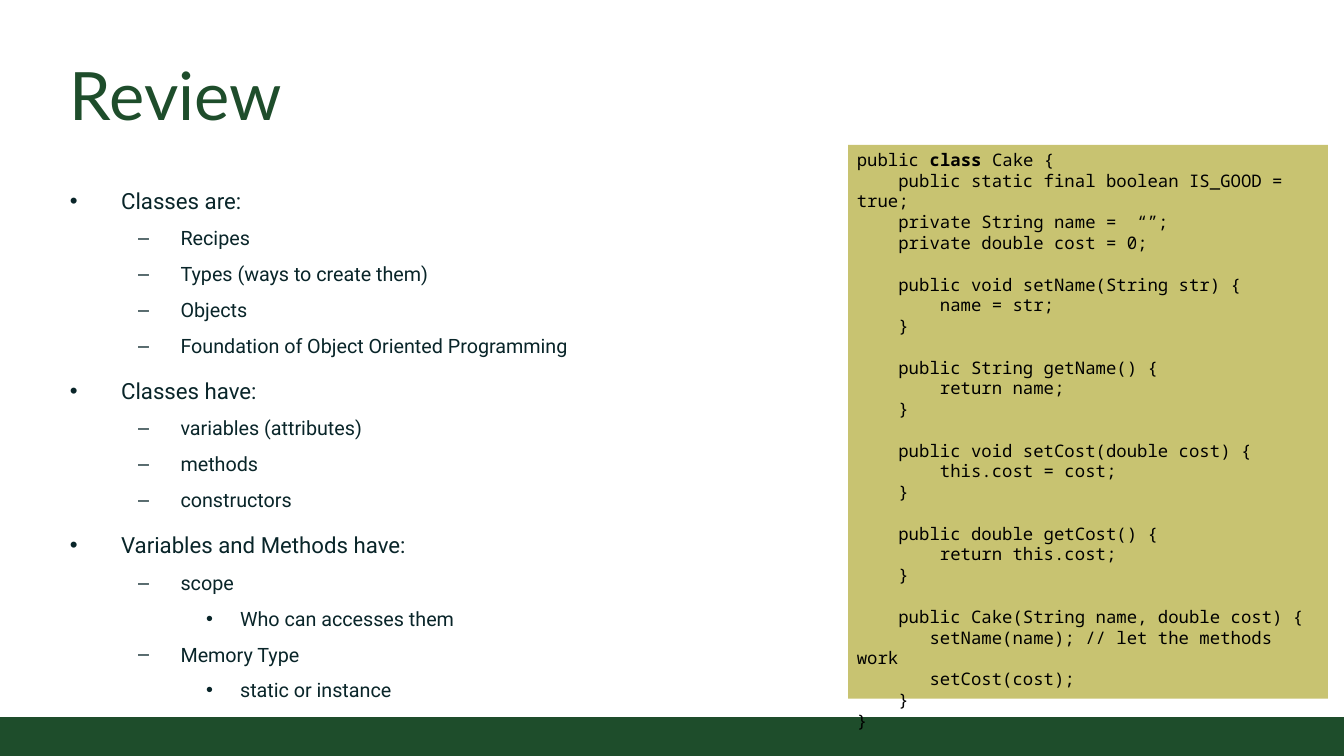
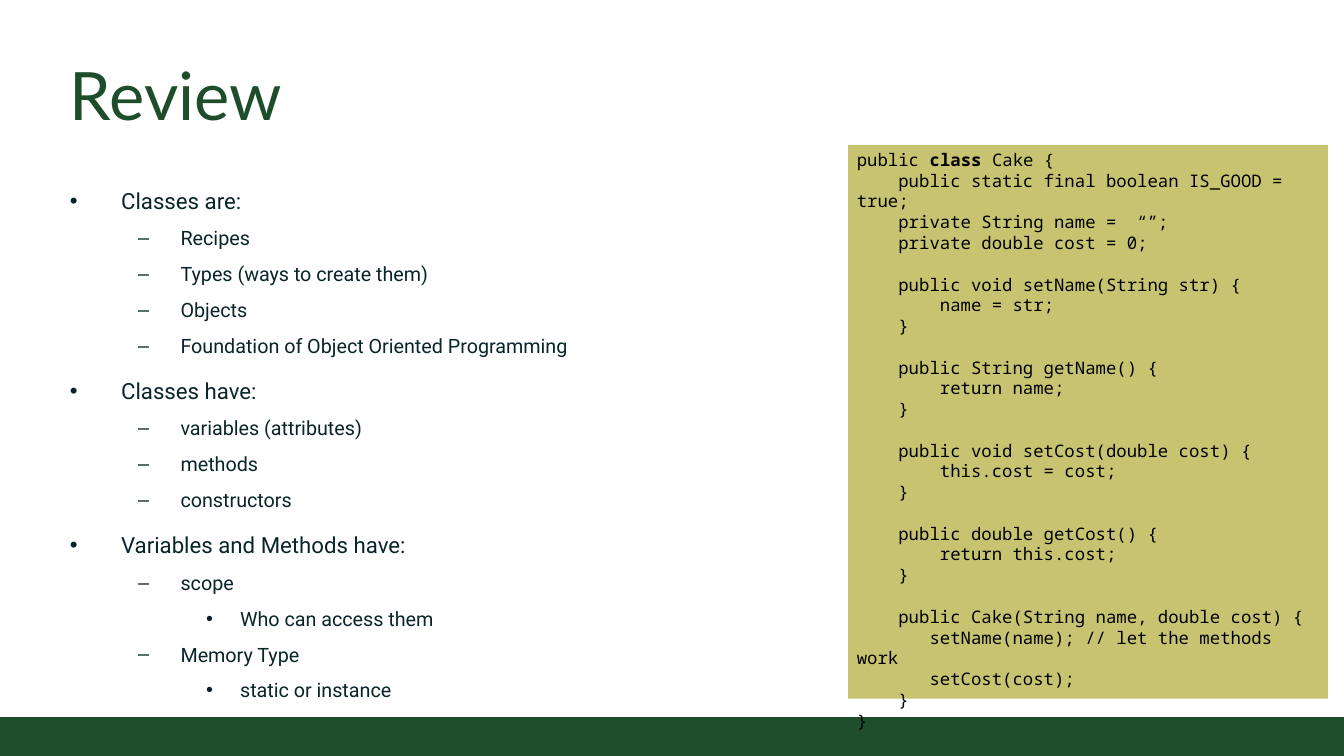
Before and after one commit to CSU-CompSci-CS163-4/Handouts, a slide deck: slide 4 of slides/On-Campus/09_03_MoreClasses.pptx (slide 3 before the commit). Drawn at 1344x756 pixels with LibreOffice and Linux fonts; fonts in the diff are those of the drawing; background and template pictures are left out. Boxes give left, top, right and bottom in pixels: in the first picture for what was removed or moved away, otherwise in the second. Text is boxed around its words. In the diff, an @@ line names an element or a change of style, - is before the commit and + after.

```diff
--- a/slides/On-Campus/09_03_MoreClasses.pptx
+++ b/slides/On-Campus/09_03_MoreClasses.pptx
@@ text at (x1=240, y1=611, x2=433, y2=627): text changed @@
-    • Who can accesses them
+    • Who can access them
```
Also in this commit, not shown: 4 other slides changed, 3 slides added, 1 other file.
